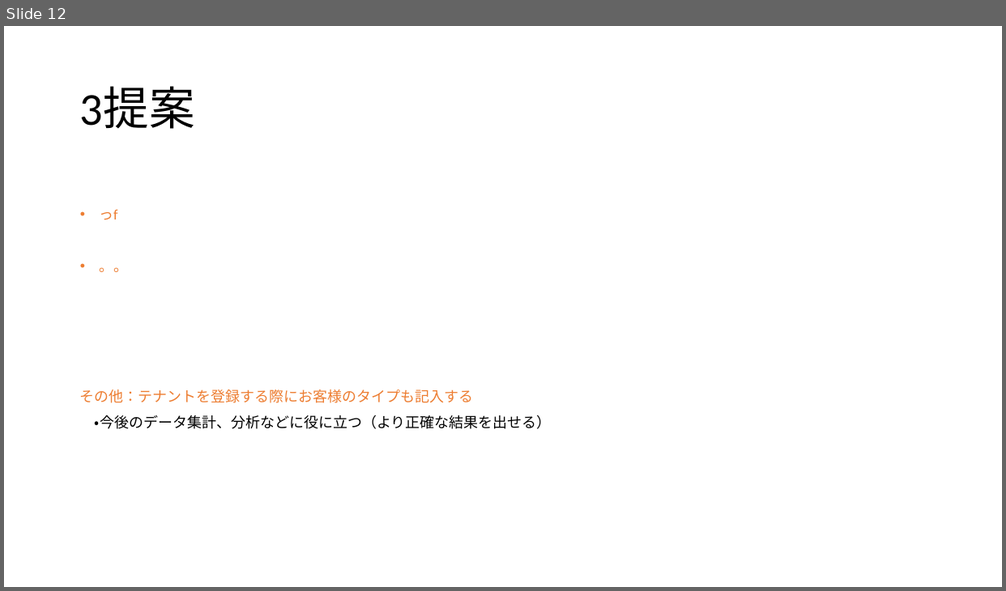
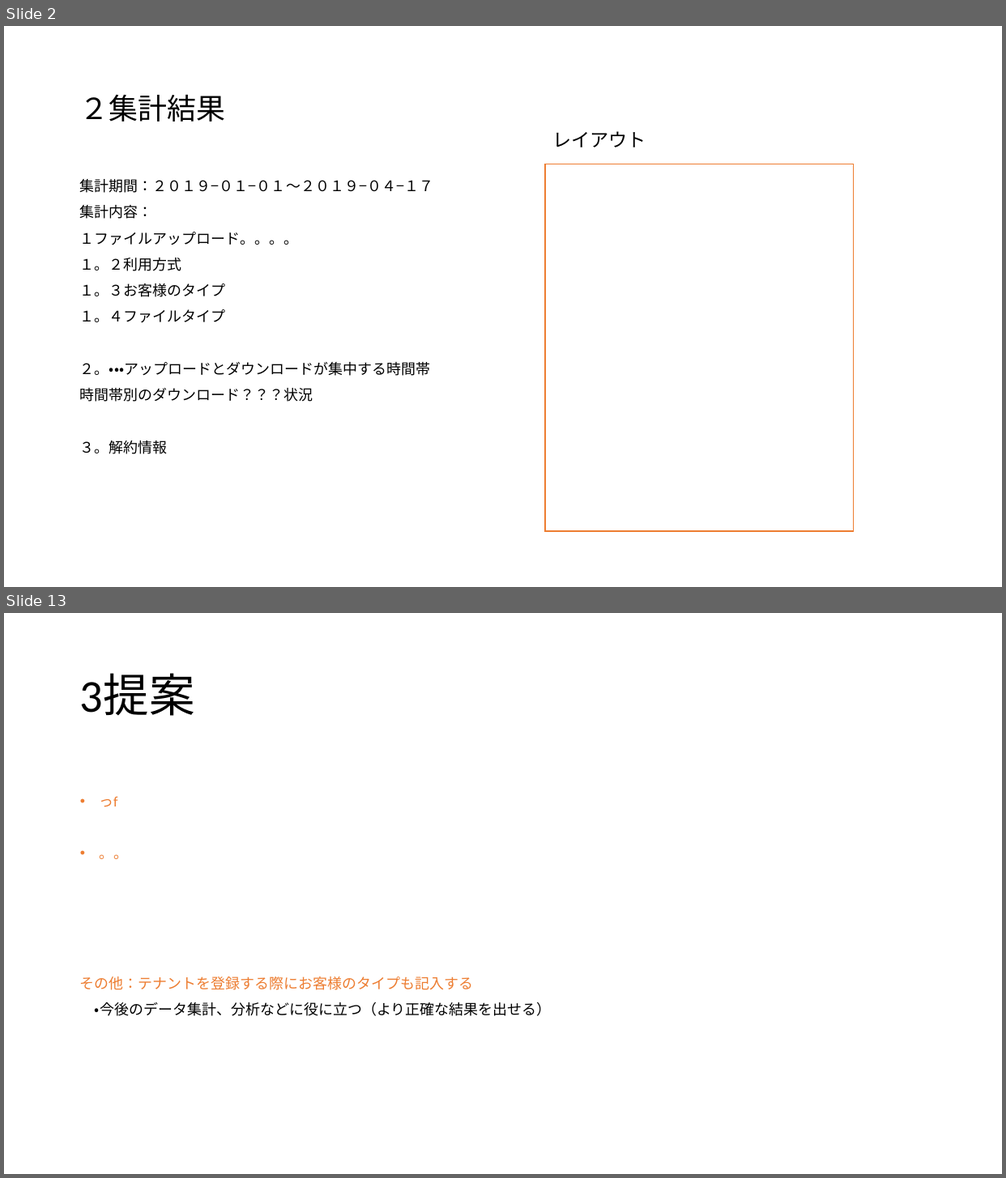
Before and after one commit to satiez/test, a slide deck: 報告.pptx. Shown one above the other, each under a label of ours: slide 12 before the commit, slides 2 and 13 after it; the slides between them are not shown. The pictures are 1006x591 and 1006x1178 pixels, drawn with LibreOffice and Linux fonts; fonts in the diff are those of the drawing. Boxes give left, top, right and bottom in pixels: in the first picture for what was removed or moved away, otherwise in the second. Text is boxed around its words. In the diff, an @@ line names an element or a change of style, - is before the commit and + after.

```diff
--- a/報告.pptx
+++ b/報告.pptx
@@ slide 2 added at [4, 26, 1002, 587], background #FFFFFF @@
@@ title added at [80, 94, 225, 122], 28 pt, text #000000 @@
+２集計結果
@@ text added at [552, 131, 646, 148], 18 pt, text #000000 @@
+レイアウト
@@ rectangle added at [545, 165, 853, 532], fill #FFFFFF, outline #ED7D31 1 pt @@
@@ text added at [80, 179, 433, 454], 14 pt, text #000000 @@
+集計期間：２０１９−０１−０１〜２０１９−０４−１７
+集計内容：
+１ファイルアップロード。。。。
+１。２利用方式
+１。３お客様のタイプ
+１。４ファイルタイプ
+２。・・・アップロードとダウンロードが集中する時間帯
+時間帯別のダウンロード？？？状況
+３。解約情報
@@ what was slide 12 is now slide 13 @@
```
Also in this commit, not shown: 9 slides changed, 2 other slides added, 2 slides removed.
